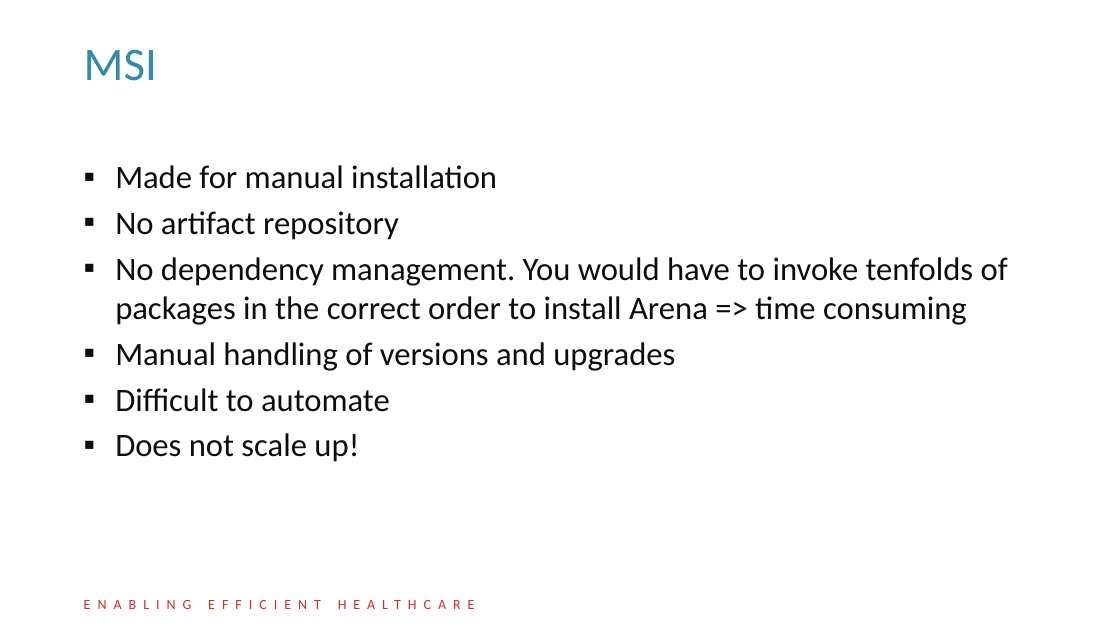
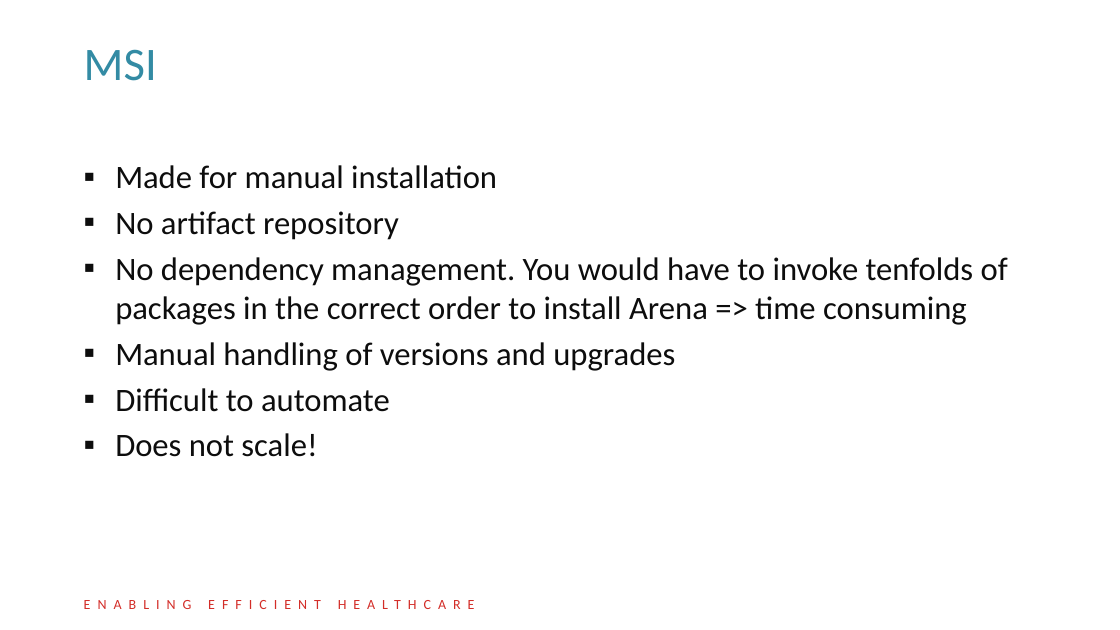
Before and after one commit to DIPSAS/InstallationTech, a slide deck: slide 9 of presentation/InstallationCourse.pptx (slide 8 before the commit). Drawn at 1120x630 pixels with LibreOffice and Linux fonts; fonts in the diff are those of the drawing; background and template pictures are left out. Boxes give left, top, right and bottom in pixels: in the first picture for what was removed or moved away, otherwise in the second. Text is boxed around its words. In the diff, an @@ line names an element or a change of style, - is before the commit and + after.

```diff
--- a/presentation/InstallationCourse.pptx
+++ b/presentation/InstallationCourse.pptx
@@ text at (x1=115, y1=433, x2=317, y2=457): text changed @@
-▪ Does not scale up!
+▪ Does not scale!
```
Also in this commit, not shown: 6 other slides changed, 1 slide added.
